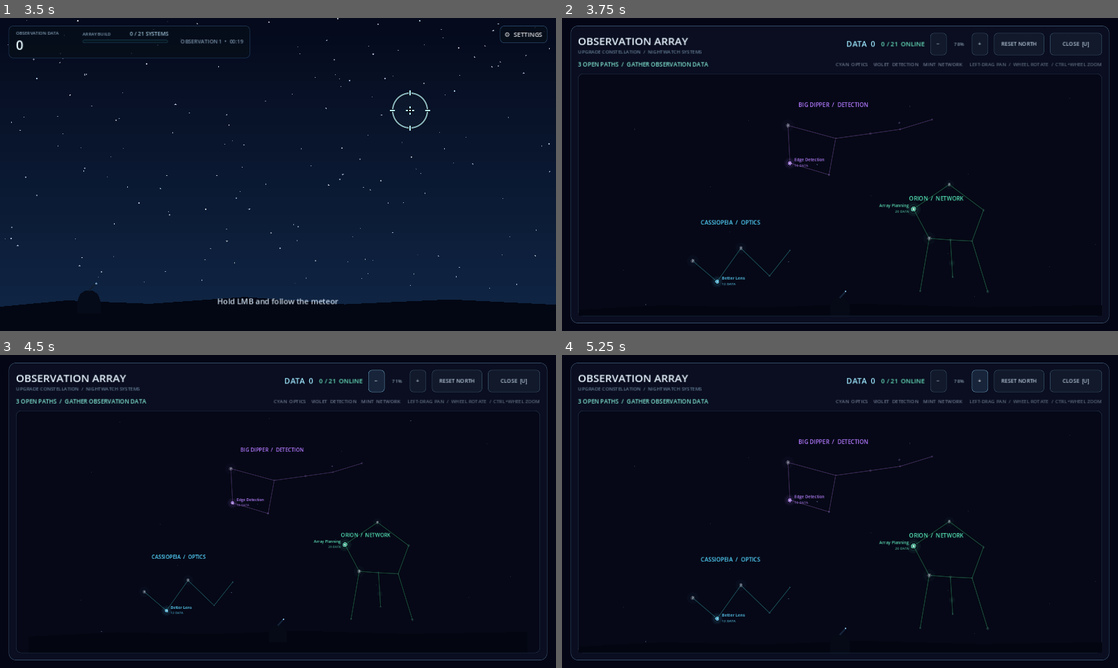
Above: before the commit, frames 1-4 (two rows, left to right).
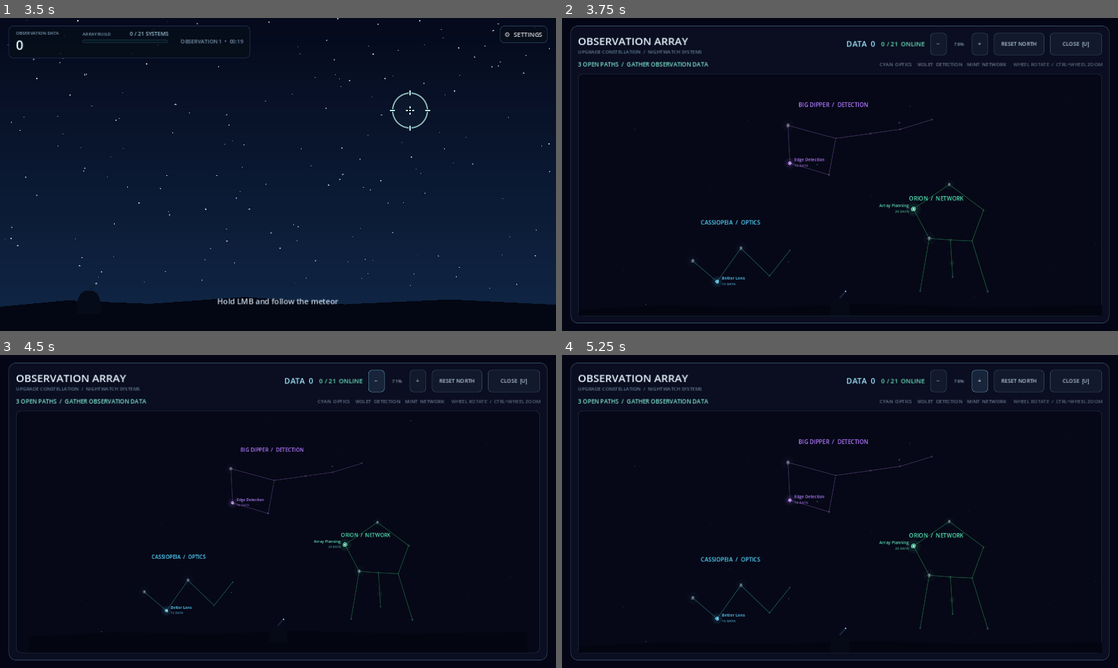
Above: after the commit, the same moments.

Repository: frotrue/nightwatch-array
Game: Godot game, scene res://scenes/main.tscn
The game is run twice, just before and just after one commit, with the same random seed, the same clock (stepped at 60 frames per second) and the same inputs.
Inputs (mouse positions are in pixels of both pictures, inside the frame that each line leads up to):
- Up to frame 1 (3.5 s): click "SKIP" at 0.5 s; click "⚙ SETTINGS" at 1.25 s; click "REPLAY TUTORIAL" at 2 s; click "SKIP" at 2.75 s
- Up to frame 2 (3.75 s): tap Enter at 3.5 s; move the mouse to (962, 158) at 3.52 s; hold D from 3.53 s (still down); tap U at 3.6 s; click (962, 158) at 3.67 s
- Up to frame 3 (4.5 s): tap Space at 3.77 s; release D at 4.25 s; click "−" at 4.25 s
- Up to frame 4 (5.25 s): click "+" at 5 s

Frame 1 is identical in both runs. In frame 2, 0.2% of the frame differs, in the area x 49-98%, y 14-16%; in frame 3, 0.2%; in frame 4, 0.2%.
Error in both runs: Invalid call. Nonexistent function 'get_mouse_filter_with_override' in base 'Button'. (res://scripts/observation_controller.gd:247)

Commit message:
fix: remove research chart panning

Diff:
--- a/localization/ui.csv
+++ b/localization/ui.csv
@@ -123,7 +123,7 @@
 TREE_CLOSE,CLOSE  [U],닫기  [U]
 TREE_START_OBSERVATION,START OBSERVATION  [U],관측 시작  [U]
 TREE_LEGEND,CYAN  OPTICS    VIOLET  DETECTION    MINT  NETWORK,청록  광학    보라  탐지    민트  관측망
-TREE_CONTROLS,LEFT-DRAG PAN  /  WHEEL ROTATE  /  CTRL+WHEEL ZOOM,좌클릭 드래그 이동  /  휠 회전  /  Ctrl+휠 확대·축소
+TREE_CONTROLS,WHEEL ROTATE  /  CTRL+WHEEL ZOOM,휠 회전  /  Ctrl+휠 확대·축소
 TREE_STATUS_READY,%d UPGRADE READY,시스템 설치 가능 %d개
 TREE_STATUS_PATHS,%d OPEN PATHS  /  GATHER OBSERVATION DATA,열린 경로 %d개  /  관측 데이터 필요
 TREE_STATUS_STABLE,OBSERVATION NETWORK STABLE,관측망 안정화 완료
--- a/scripts/upgrade_tree.gd
+++ b/scripts/upgrade_tree.gd
@@ -152,8 +152,6 @@
 var zoom: float = 0.78
 var pan_position := Vector2.ZERO
 var rotation_offset: float = DEFAULT_ROTATION
-var panning: bool = false
-var pan_mouse_button: int = 0
 var paused_by_tree: bool = false
 var refresh_pending: bool = false
 var node_visual_keys: Dictionary = {}
@@ -204,8 +202,6 @@
 		return
 	_cancel_node_hold()
 	overlay.visible = false
-	panning = false
-	pan_mouse_button = 0
 	_hide_node_tooltip()
 	if paused_by_tree:
 		get_tree().paused = false
@@ -255,9 +251,6 @@
 			close_tree()
 			get_viewport().set_input_as_handled()
 			return
-	if event is InputEventMouseButton and not event.pressed and event.button_index == pan_mouse_button:
-		panning = false
-		pan_mouse_button = 0
 
 
 func _process(delta: float) -> void:
@@ -280,15 +273,6 @@
 	if not is_open():
 		return
 	if event is InputEventMouseButton:
-		if event.button_index == MOUSE_BUTTON_LEFT or event.button_index == MOUSE_BUTTON_RIGHT:
-			if event.pressed:
-				panning = true
-				pan_mouse_button = event.button_index
-			elif pan_mouse_button == event.button_index:
-				panning = false
-				pan_mouse_button = 0
-			get_viewport().set_input_as_handled()
-			return
 		if event.pressed and event.button_index == MOUSE_BUTTON_WHEEL_UP:
 			if event.ctrl_pressed:
 				_zoom_at(event.position, 1.10)
@@ -303,10 +287,6 @@
 				_rotate_chart(ROTATION_STEP)
 			get_viewport().set_input_as_handled()
 			return
-	if event is InputEventMouseMotion and panning:
-		pan_position += event.relative
-		_apply_transform()
-		get_viewport().set_input_as_handled()
 
 
 func _zoom_at(screen_position: Vector2, factor: float) -> void:
--- a/tests/smoke_test.gd
+++ b/tests/smoke_test.gd
@@ -357,7 +357,7 @@
 	left_up.button_index = MOUSE_BUTTON_LEFT
 	left_up.pressed = false
 	game.upgrade_tree._on_tree_viewport_gui_input(left_up)
-	_check(game.upgrade_tree.pan_position == pan_before_left_drag + left_drag.relative and not game.upgrade_tree.panning, "left-dragging empty space pans the research tree and releases cleanly")
+	_check(game.upgrade_tree.pan_position == pan_before_left_drag, "left-dragging empty sky does not move the framed research chart")
 	game.upgrade_tree.close_tree()
 	_check(not paused, "closing the upgrade tree resumes gameplay")
 
Binary file changed: localization/ui.en.translation
Binary file changed: localization/ui.ko.translation
